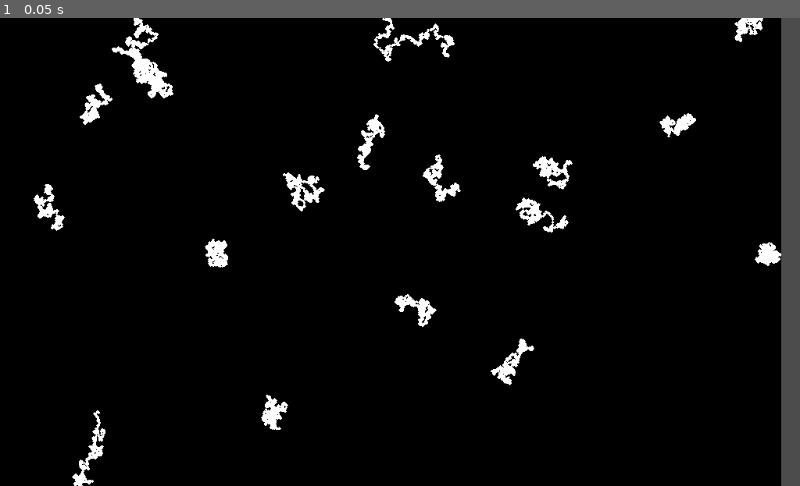
Above: before the commit, frame 1.
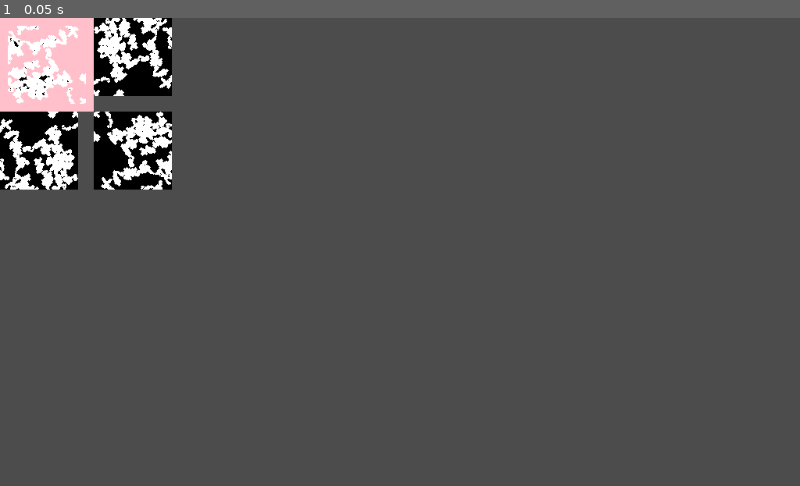
Above: after the commit, the same moment.

Repository: JaedanC/GoTeria
Game: Godot game, scene res://scenes/Terrain/Generator/TerrainGenerator.tscn
Same seed, same stepped clock (60 frames per second), same inputs: the game is played once before the commit and once after it. This scene is started directly instead of the project's main scene.
Inputs:
- Up to frame 1 (0.05 s): no input

The runs differ from the first frame. In frame 1, 95% of the frame differs, in the area x 0-98%, y 0-100%.

Commit message:
Working on creating cave 'stickers'

Diff:
--- a/scenes/Terrain/Generator/ImageTools.gd
+++ b/scenes/Terrain/Generator/ImageTools.gd
@@ -259,3 +259,113 @@
 				image.set_pixel(i, j, Color.white)
 	image.unlock()
 	return image
+
+func flood_fill(image: Image, location: Vector2, desired_colour: Color) -> Image:
+	image.lock()
+	var base_colour: Color = image.get_pixelv(location)
+	var fringe: Array = [location]
+	var explored: Dictionary = {}
+
+	while fringe.size() > 0:
+		var current_node: Vector2 = fringe.pop_back()
+		var i = current_node.x
+		var j = current_node.y
+
+		# Add to explored
+		explored[current_node] = null
+
+		if (i < 0 or j < 0 or i >= image.get_width() or j >= image.get_height()):
+			continue
+
+		var current_node_colour: Color = image.get_pixelv(current_node)
+		if current_node_colour == base_colour:
+			image.set_pixelv(current_node, desired_colour)
+
+			var neighbours = [
+				Vector2(i - 1, j),
+				Vector2(i + 1, j),
+				Vector2(i, j - 1),
+				Vector2(i, j + 1),
+			]
+
+			for neighbour in neighbours:
+				if explored.has(neighbour):
+					continue
+				fringe.append(neighbour)
+
+	image.unlock()
+	return image
+
+func rotate_image(image: Image, degrees: int) -> Image:
+	"""Rotate clockwise"""
+	degrees %= 360
+	if degrees == 0:
+		return image
+
+	image.lock()
+
+	var new_image: Image
+	if degrees == 90:
+		var new_size = Vector2(
+			image.get_height(),
+			image.get_width()
+		)
+		new_image = blank_image(new_size)
+
+		new_image.lock()
+		for i in range(image.get_width()):
+			for j in range(image.get_height()):
+				var pixel_colour = image.get_pixel(i, j)
+				var x = image.get_height() - 1 - j
+				var y = i
+				new_image.set_pixel(x, y, pixel_colour)
+		new_image.unlock()
+	elif degrees == 180:
+		new_image = blank_image(image.get_size())
+		new_image.lock()
+		for i in range(image.get_width()):
+			for j in range(image.get_height()):
+				var pixel_colour = image.get_pixel(i, j)
+				var x = image.get_width() - 1 - i
+				var y = image.get_height() - 1 - j
+				new_image.set_pixel(x, y, pixel_colour)
+		new_image.unlock()
+	elif degrees == 270:
+		var new_size = Vector2(
+			image.get_height(),
+			image.get_width()
+		)
+		new_image = blank_image(new_size)
+
+		new_image.lock()
+		for i in range(image.get_width()):
+			for j in range(image.get_height()):
+				var pixel_colour = image.get_pixel(i, j)
+				var x = j
+				var y = image.get_width() - 1 - i
+				new_image.set_pixel(x, y, pixel_colour)
+		new_image.unlock()
+	else:
+		assert(false)
+
+	image.unlock()
+	return new_image
+
+func add_border(image: Image, border: int, colour=Color.white) -> Image:
+	assert(border > 0)
+	var new_image: Image = blank_image(Vector2(
+		image.get_width() + 2 * border,
+		image.get_height() + 2 * border
+	))
+	new_image.fill(colour)
+
+	image.lock()
+	new_image.lock()
+	for i in range(image.get_width()):
+		for j in range(image.get_height()):
+			var pixel_colour = image.get_pixel(i , j)
+			new_image.set_pixel(i + border, j + border, pixel_colour)
+	image.unlock()
+	new_image.unlock()
+
+	return new_image
--- a/scenes/Terrain/Generator/TerrainGenerator.gd
+++ b/scenes/Terrain/Generator/TerrainGenerator.gd
@@ -140,6 +140,8 @@
 	self.textures.append(ImageTexture.new())
 	self.textures.append(ImageTexture.new())
 	self.textures.append(ImageTexture.new())
+	self.textures.append(ImageTexture.new())
+	self.textures.append(ImageTexture.new())
 
 	self.refresh = true
 	simplex_noise = OpenSimplexNoise.new()
@@ -163,7 +165,7 @@
 #	var texture_image = load("res://dollar_sign.png").get_data()
 	var image: Image
 #	var gradient_image: Image
-	var simplex_image: Image
+#	var simplex_image: Image
 
 	# Create a blank world
 	image = $ImageTools.blank_image(self.world_size)
@@ -209,6 +211,17 @@
 
 #	simplex_image = $ImageTools.black_and_white(simplex_image, self.threshold)
 
+#	image = $ImageTools.flood_fill(image, Vector2.ZERO, Color.aqua)
+
+	var rotated_image_1: Image = $ImageTools.rotate_image(image, 90)
+	var rotated_image_2: Image = $ImageTools.rotate_image(image, 180)
+	var rotated_image_3: Image = $ImageTools.rotate_image(image, 270)
+
+	image = $ImageTools.add_border(image, 10, Color.black)
+	image = $ImageTools.flood_fill(image, Vector2.ZERO, Color.pink)
+
+#	var flipped_image = rotated_image_1.flip_x()
+
 	# Resize the image
 #	image.resize(
 #		image.get_width() * scale_factor,
@@ -219,6 +232,9 @@
 #	image = $CellularAutomator.cellular_auto(image, self.iterations)
 #
 	draw_image(image)
+	draw_image(rotated_image_1, Vector2(image.get_width(), 0))
+	draw_image(rotated_image_2, Vector2(image.get_width(), image.get_height()))
+	draw_image(rotated_image_3, Vector2(0, image.get_height()))
 #	draw_image(blended_image)
 #	draw_image(gradient_image, Vector2(0, blended_image.get_height()))
 #	draw_image(simplex_image)
@@ -253,6 +269,9 @@
 		return self.size.y
 
 	func set_pixel(x: int, y: int, value):
+		if x < 0 or y < 0 or x >= size.x or y >= size.y:
+			return
+
 		data[x * size.y + y] = value
 
 	func get_pixel(x: int, y: int):
--- a/scenes/Terrain/Generator/TerrainGenerator.tscn
+++ b/scenes/Terrain/Generator/TerrainGenerator.tscn
@@ -10,13 +10,13 @@
 
 [node name="TerrainGenerator" type="Node2D"]
 script = ExtResource( 1 )
-world_seed = 508
-world_size = Vector2( 1000, 1000 )
+world_seed = 830
+world_size = Vector2( 100, 100 )
 period = 1.0
 persistence = 0.4
 threshold = 0.5
-drunkards = 25
-steps = 1000
+drunkards = 23
+steps = 220
 scale_factor = 1.0
 largest_island = 15
 height = 40
